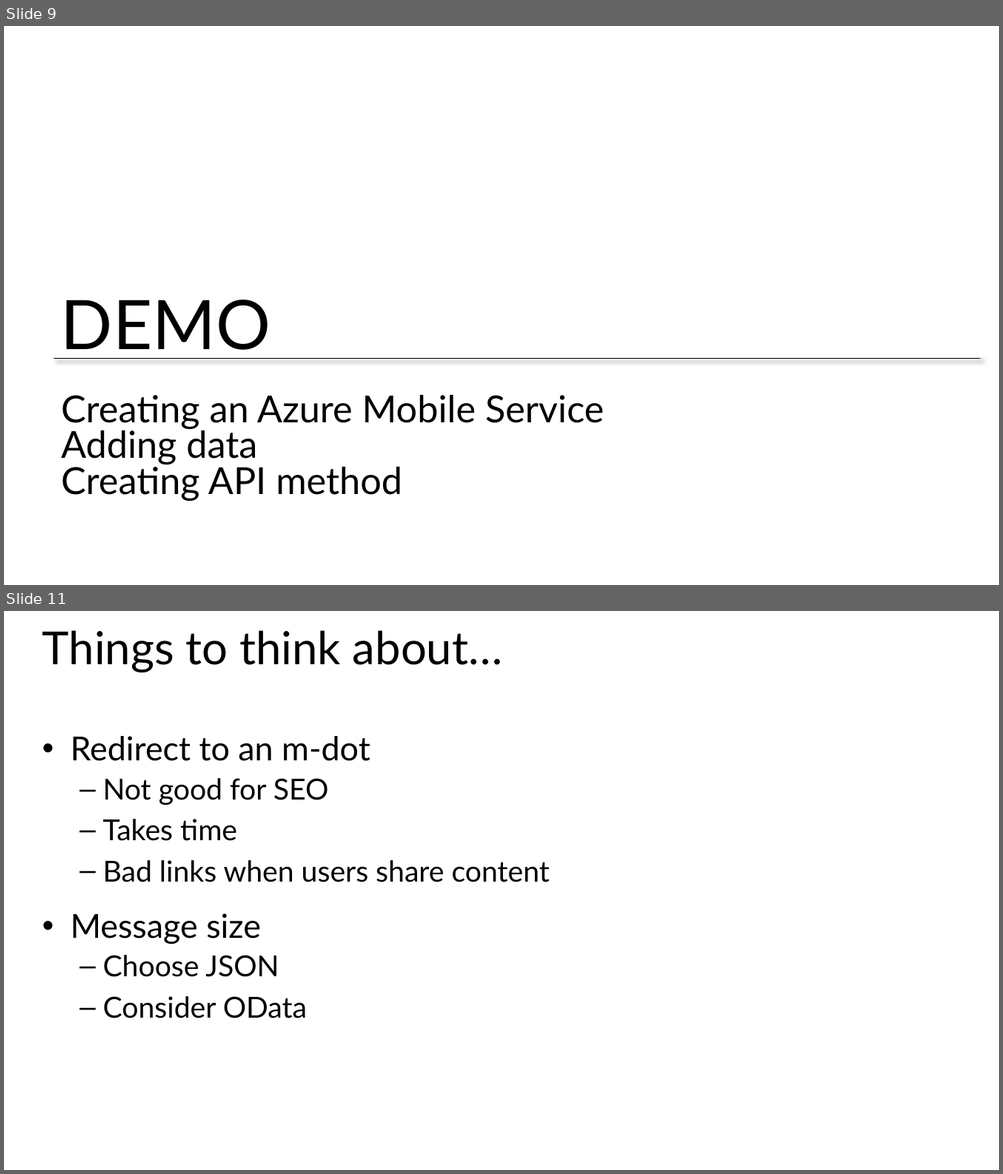
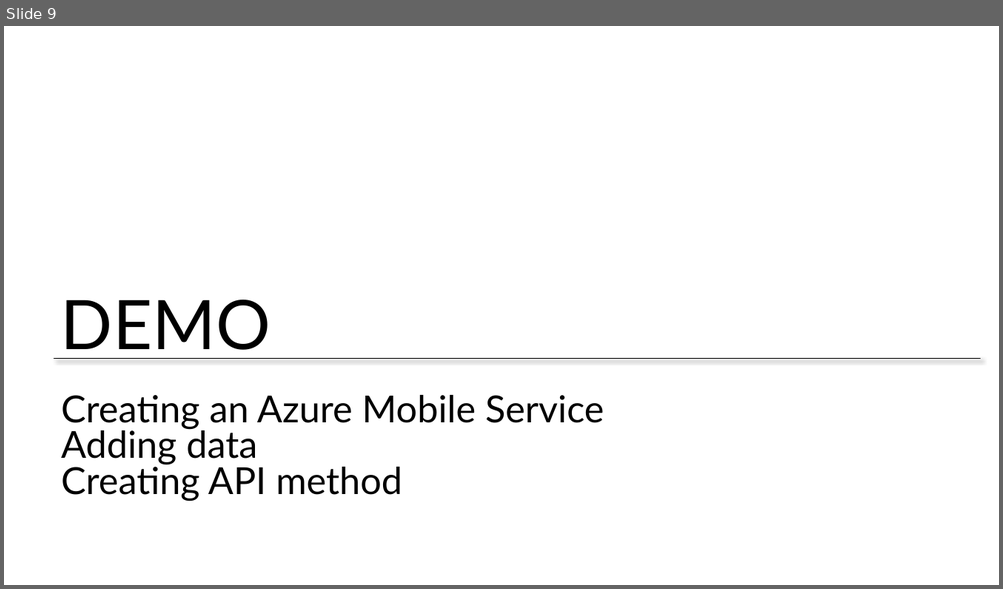
Before and after one commit to CharaD7/FrayedKnot, a slide deck: Slides/M4 Server.pptx. Shown one above the other, each under a label of ours: slides 9 and 11 before the commit, slide 9 after it; the slides between them are not shown. The pictures are 1003x1174 and 1003x589 pixels, drawn with LibreOffice and Linux fonts; fonts in the diff are those of the drawing; background and template pictures are left out. Boxes give left, top, right and bottom in pixels: in the first picture for what was removed or moved away, otherwise in the second. Text is boxed around its words. In the diff, an @@ line names an element or a change of style, - is before the commit and + after.

```diff
--- a/Slides/M4 Server.pptx
+++ b/Slides/M4 Server.pptx
@@ slide 11 removed at <box>4,611,999,1170</box>, background #FFFFFF @@
@@ title removed at <box>42,630,503,673</box> @@
-Things to think about…
@@ text removed at <box>71,736,549,1019</box> @@
-• Redirect to an m-dot
-  – Not good for SEO
-  – Takes time
-  – Bad links when users share content
-• Message size
-  – Choose JSON
-  – Consider OData
```
Also in this commit, not shown: 2 slides changed, 3 other slides removed, 11 other files.
